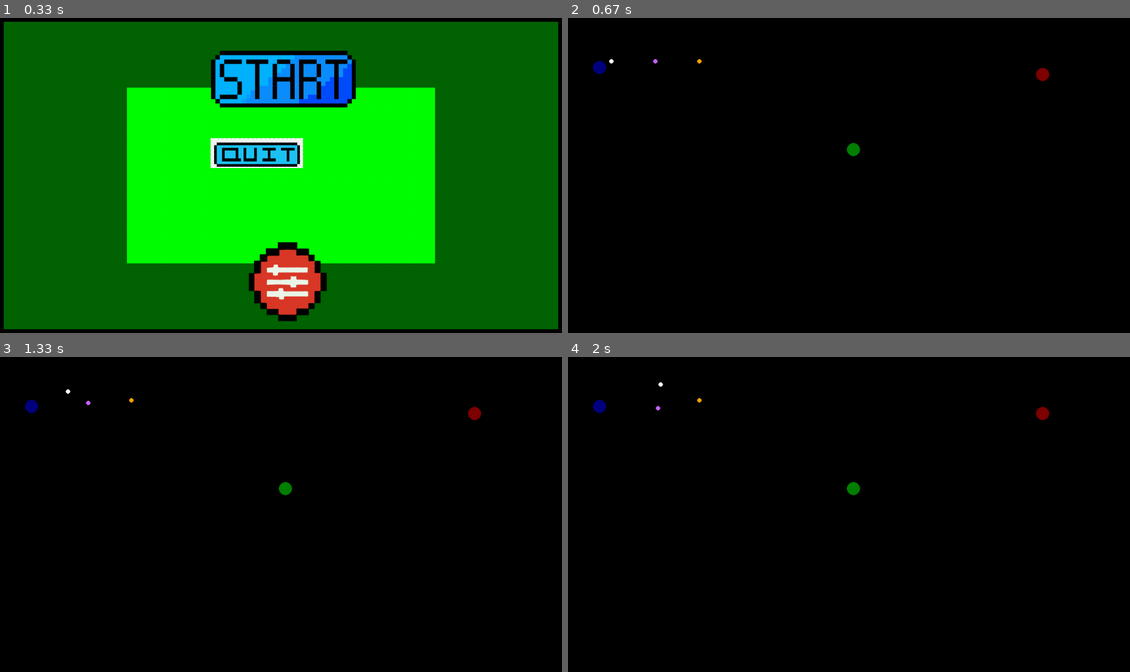
Above: before the commit, frames 1-4 (two rows, left to right).
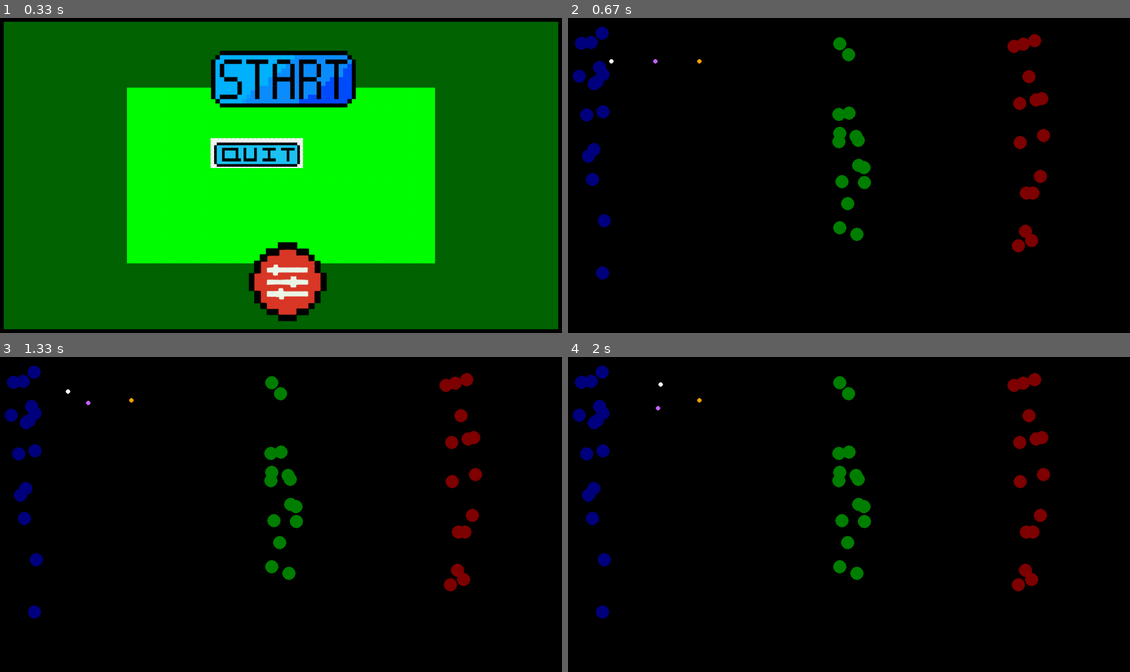
Above: after the commit, the same moments.

Repository: Wagdk/Innovation-og-python
Game: pygame game, started from Stilaris v3.py
Two runs of this game, one before a commit and one after it. Both use one fixed random seed, a clock stepped at 60 frames per second and the inputs below.
Inputs (mouse positions are in pixels of both pictures, inside the frame that each line leads up to):
- Up to frame 1 (0.33 s): no input
- Up to frame 2 (0.67 s): click (849, 77) at 0.38 s
- Up to frame 3 (1.33 s): hold D 0.67-1.13 s; move the mouse to (258, 527) at 0.7 s; hold W from 1.17 s (still down); tap J at 1.23 s; tap K at 1.32 s
- Up to frame 4 (2 s): release W at 1.47 s; hold D 1.5-1.97 s; tap J at 1.57, 1.87 s

Frame 1 is identical in both runs. In frame 2, 3.3% of the frame differs, in the area x 0-86%, y 2-84%; in frame 3, 3.3%; in frame 4, 3.3%.

Commit message:
Update Stilaris v3.py

Diff:
--- a/Stilaris v3.py
+++ b/Stilaris v3.py
@@ -152,9 +152,9 @@
 
 
 
-make_units(1, BLUE, 15, p1.index, 10, 10, 100, 600)
-make_units(1, GREEN, 15, p2.index, 600, 10, 690, 600)
-make_units(1, RED, 15, p3.index, 1000, 10, 1100, 600)
+make_units(15, BLUE, 15, p1.index, 10, 10, 100, 600)
+make_units(15, GREEN, 15, p2.index, 600, 10, 690, 600)
+make_units(15, RED, 15, p3.index, 1000, 10, 1100, 600)
 
 
 cursers = [
